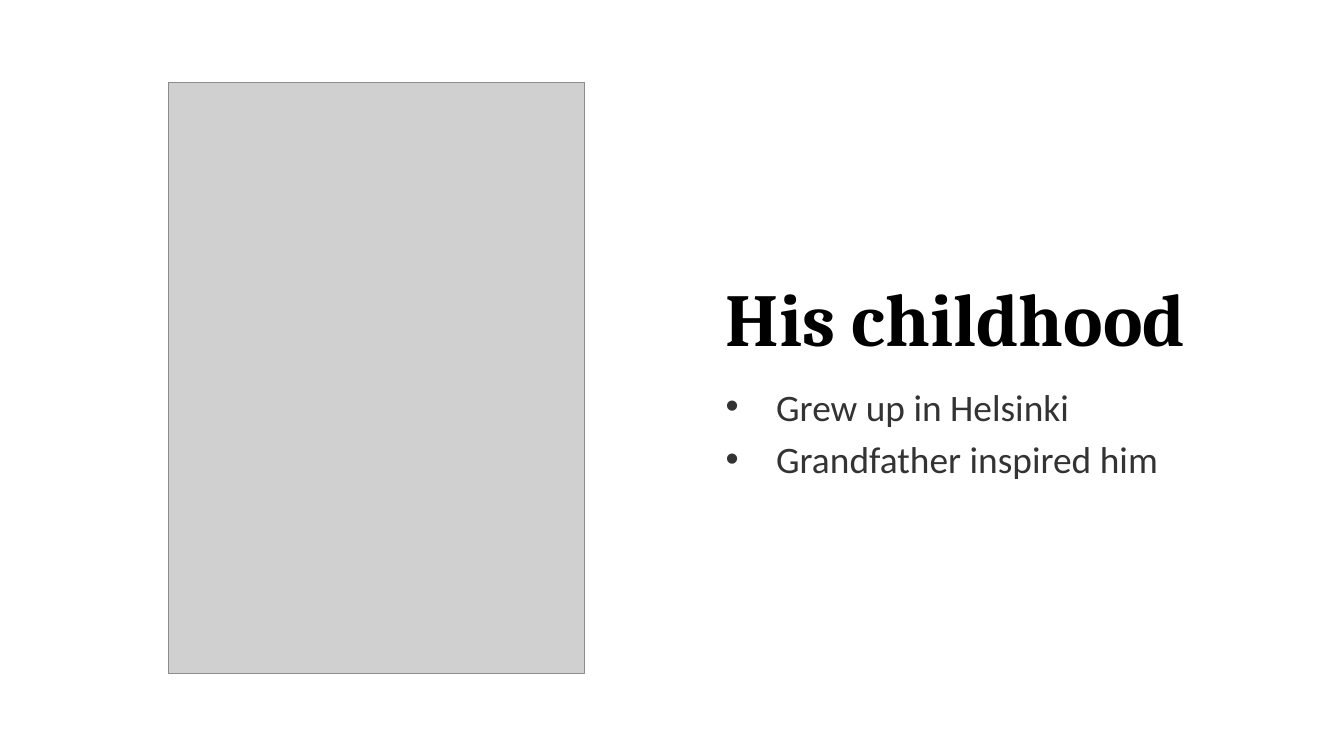
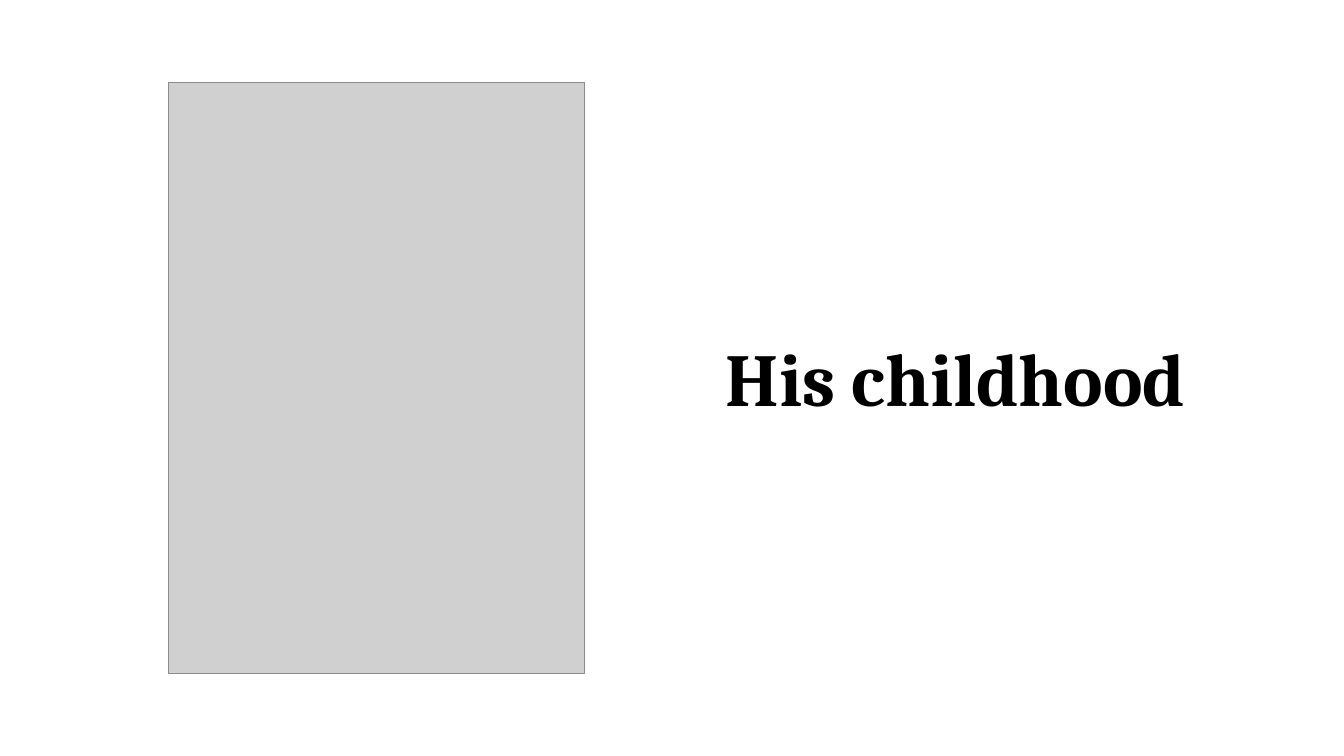
Before and after one commit to promilek2/Najs, a slide deck: slide 2 of Linus_Torvalds.pptx. Drawn at 1344x756 pixels with LibreOffice and Linux fonts; fonts in the diff are those of the drawing; grey boxes stand for pictures. Boxes give left, top, right and bottom in pixels: in the first picture for what was removed or moved away, otherwise in the second. Text is boxed around its words. In the diff, an @@ line names an element or a change of style, - is before the commit and + after.

```diff
--- a/Linus_Torvalds.pptx
+++ b/Linus_Torvalds.pptx
@@ text at (x1=776, y1=395, x2=1158, y2=479): paragraphs removed @@
-• Grew up in Helsinki
-• Grandfather inspired him
```
Also in this commit, not shown: 7 other slides changed, 1 other file.
